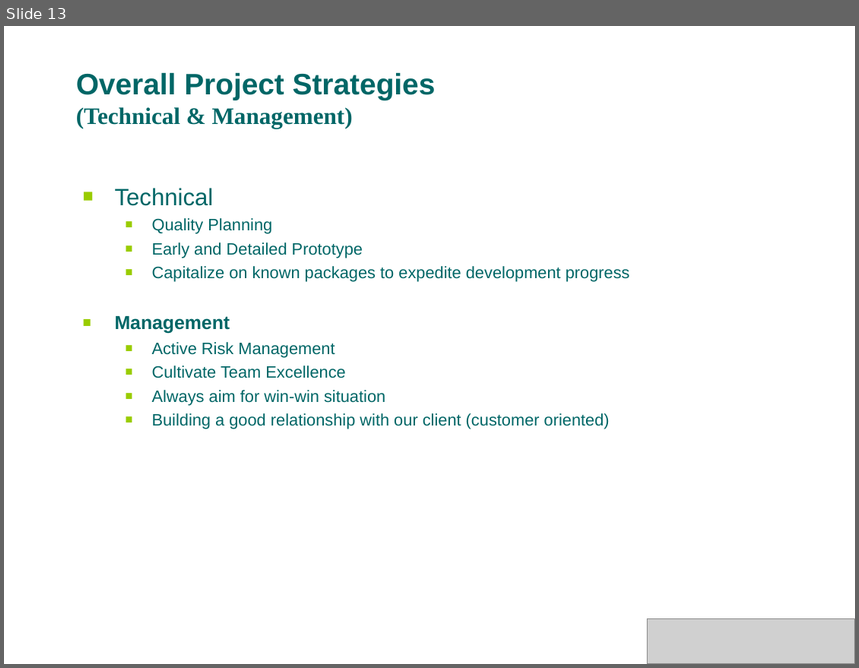
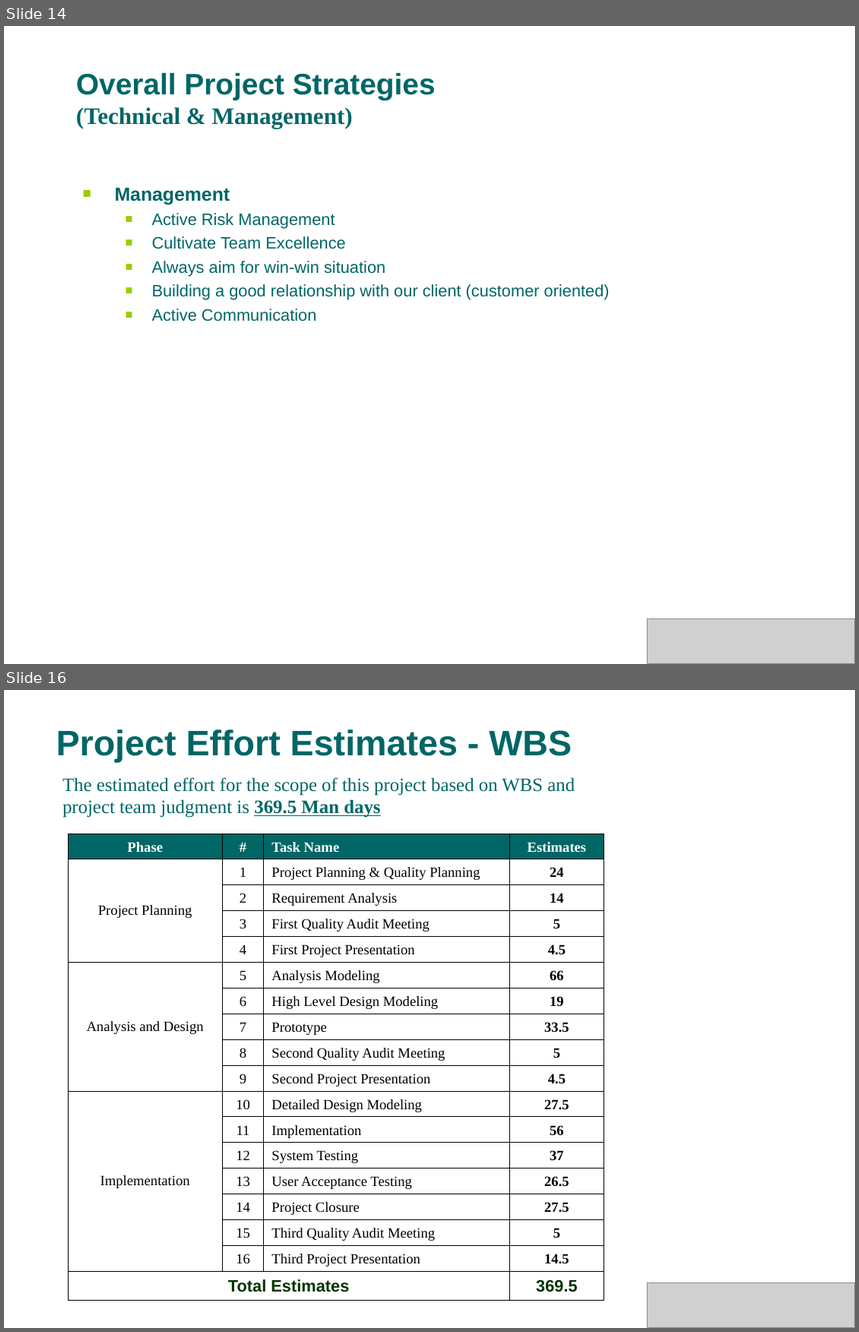
Before and after one commit to s4kshya/leezdr-repository, a slide deck: Exam Paper/MTECH_PROJ/Presentation/phase1.ppt. Shown one above the other, each under a label of ours: slide 13 before the commit, slides 14 and 16 after it; the slides between them are not shown. The pictures are 859x668 and 859x1332 pixels, drawn with LibreOffice and Linux fonts; fonts in the diff are those of the drawing; grey boxes stand for pictures; background and template pictures are left out. Boxes give left, top, right and bottom in pixels: in the first picture for what was removed or moved away, otherwise in the second. Text is boxed around its words. In the diff, an @@ line names an element or a change of style, - is before the commit and + after.

```diff
--- a/Exam Paper/MTECH_PROJ/Presentation/phase1.ppt
+++ b/Exam Paper/MTECH_PROJ/Presentation/phase1.ppt
@@ slide 16 added at (4,690,855,1328), background picture (left out) @@
@@ title added at (56,730,572,762), 30 pt, text #006666, bold @@
+Project Effort Estimates - WBS
@@ text added at (63,777,575,818), 16 pt, text #006666 @@
+The estimated effort for the scope of this project based on WBS and project team judgment is 369.5 Man days
@@ table added at (68,834,604,1300), 18 rows, 4 columns @@
+Phase | # | Task Name | Estimates
+Project Planning | 1 | Project Planning & Quality Planning | 24
+ | 2 | Requirement Analysis | 14
+ | 3 | First Quality Audit Meeting | 5
+ | 4 | First Project Presentation | 4.5
+Analysis and Design | 5 | Analysis Modeling | 66
+ | 6 | High Level Design Modeling | 19
+ | 7 | Prototype | 33.5
+ | 8 | Second Quality Audit Meeting | 5
+ | 9 | Second Project Presentation | 4.5
+Implementation | 10 | Detailed Design Modeling | 27.5
+ | 11 | Implementation | 56
+ | 12 | System Testing | 37
+ | 13 | User Acceptance Testing | 26.5
+ | 14 | Project Closure | 27.5
+ | 15 | Third Quality Audit Meeting | 5
+ | 16 | Third Project Presentation | 14.5
+Total Estimates |  |  | 369.5
@@ picture added at (648,1284,855,1328) @@
@@ what was slide 13 is now slide 14 @@
@@ slide 14 changed as well @@
@@ text at (115,188,630,282): paragraphs removed @@
-■ Technical
-  ■ Quality Planning
-  ■ Early and Detailed Prototype
-  ■ Capitalize on known packages to expedite development progress
@@ text at (152,309,316,322): paragraph added @@
+  ■ Active Communication
```
Also in this commit, not shown: 7 other slides changed, 3 other slides added, 1 slide removed.
